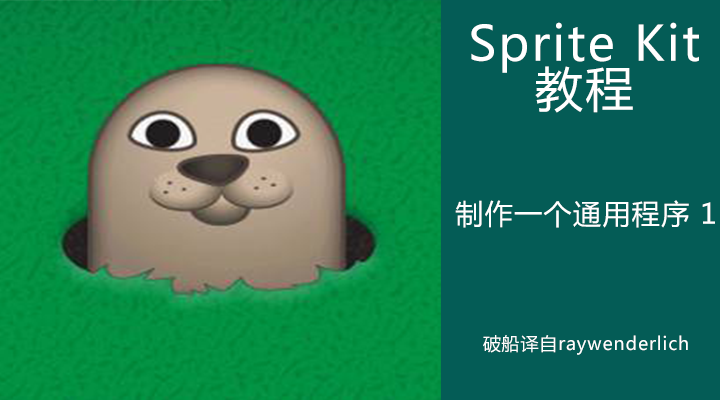
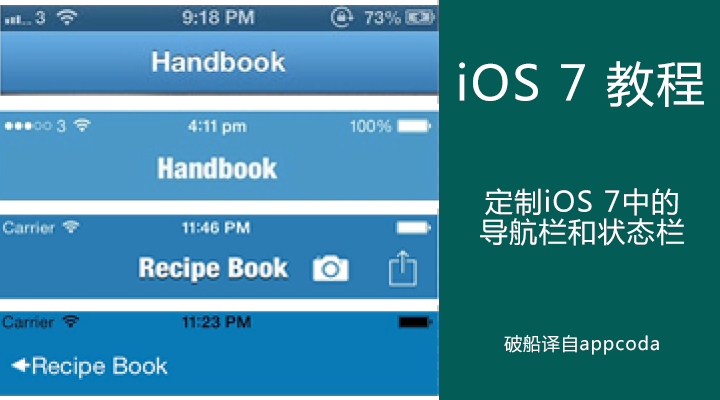
The second 720×400 image is a revision of the first. Changes to its layers:
added group "定制iOS 7中导航栏和状态栏" with 6 layers above "制作一个通用程序 2" over (0, 0, 715, 400)
added layer "图层 3" in group "定制iOS 7中导航栏和状态栏" over (0, 0, 441, 400)
added layer "iOS 7 教程" in group "定制iOS 7中导航栏和状态栏" over (459, 61, 704, 108)
added layer "破船译自appcoda" in group "定制iOS 7中导航栏和状态栏" over (504, 335, 659, 355)
added layer "定制iOS 7中的 导航栏和状态栏" in group "定制iOS 7中导航栏和状态栏" over (480, 188, 684, 246)
added layer "WhackAMole1" (1st of 3, in "定制iOS 7中导航栏和状态栏") in group "定制iOS 7中导航栏和状态栏" over (0, 0, 441, 400)
added layer "图层 2" (1st of 3, in "定制iOS 7中导航栏和状态栏") in group "定制iOS 7中导航栏和状态栏" over (1, 0, 715, 400)
hid group "制作一个通用程序 1" (1st of 2) (5 layers) over (0, 0, 715, 400)
